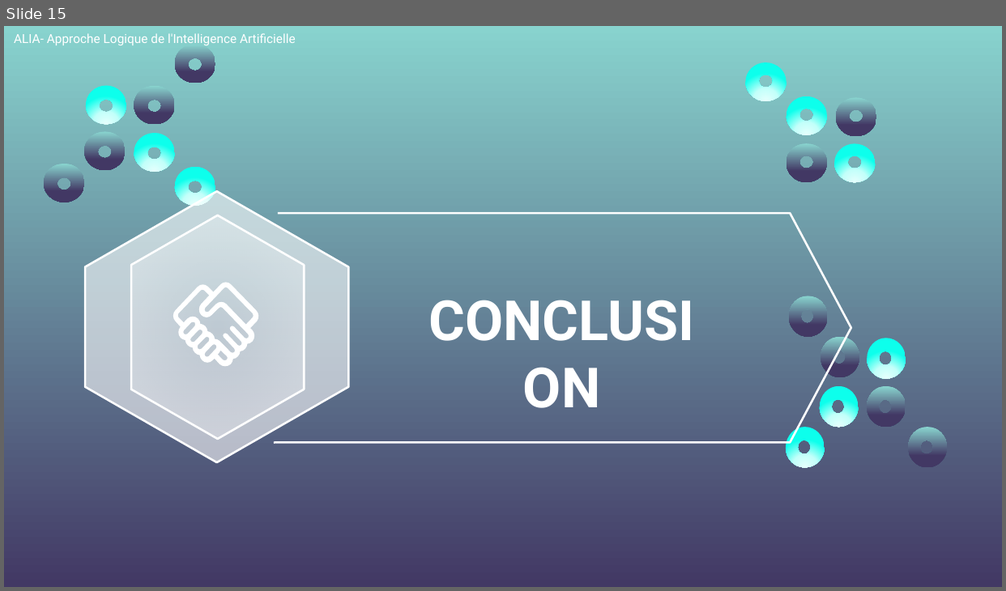
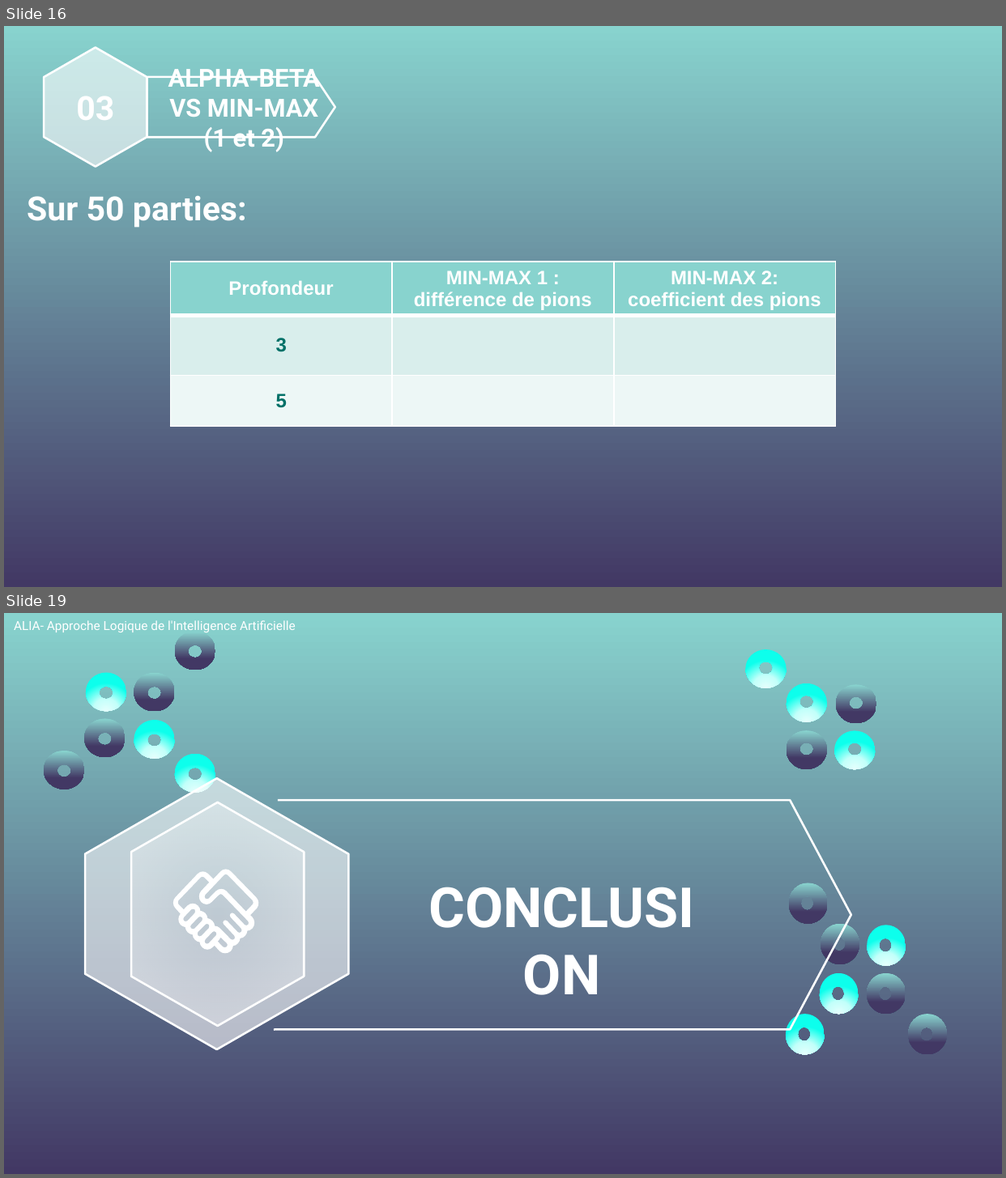
Before and after one commit to mguillevic/Othello, a slide deck: ALIA_Othello.pptx. Shown one above the other, each under a label of ours: slide 15 before the commit, slides 16 and 19 after it; the slides between them are not shown. The pictures are 1006x591 and 1006x1178 pixels, drawn with LibreOffice and Linux fonts; fonts in the diff are those of the drawing; background and template pictures are left out. Boxes give left, top, right and bottom in pixels: in the first picture for what was removed or moved away, otherwise in the second. Text is boxed around its words. In the diff, an @@ line names an element or a change of style, - is before the commit and + after.

```diff
--- a/ALIA_Othello.pptx
+++ b/ALIA_Othello.pptx
@@ slide 16 added at box(4, 26, 1002, 587), background picture (left out) @@
@@ hexagon added at box(44, 47, 147, 165), fill #FFFFFF at 58% opacity, outline #FFFFFF 1.5 pt @@
@@ text added at box(168, 69, 320, 152), 18 pt, text #FFFFFF, bold @@
+ALPHA-BETA VS MIN-MAX (1 et 2)
@@ text added at box(76, 96, 114, 120), 24 pt, text #FFFFFF, bold @@
+03
@@ freeform shape added at box(147, 77, 334, 137), outline #FFFFFF 1.5 pt @@
@@ text added at box(27, 196, 247, 228), 24 pt, text #FFFFFF, bold @@
+Sur 50 parties:
@@ table added at box(171, 262, 835, 429), 3 rows, 3 columns @@
+Profondeur | MIN-MAX 1 : différence de pions | MIN-MAX 2: coefficient des pions
+3 |  | 
+5 |  | 
@@ what was slide 15 is now slide 19 @@
```
Also in this commit, not shown: 3 slides changed, 3 other slides added.
